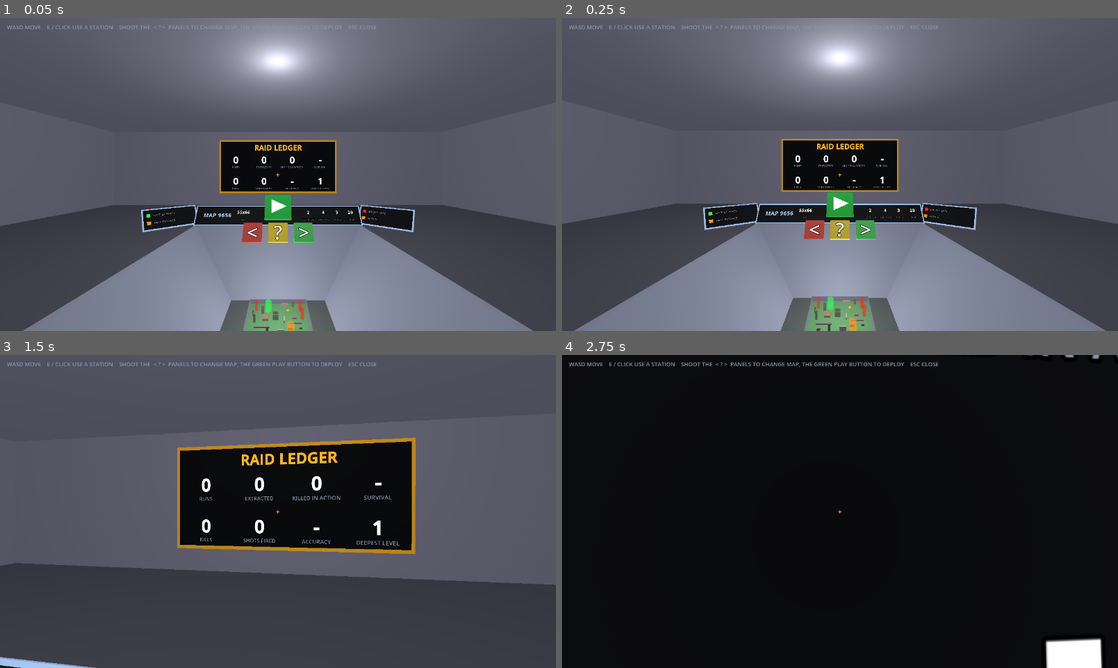
Above: before the commit, frames 1-4 (two rows, left to right).
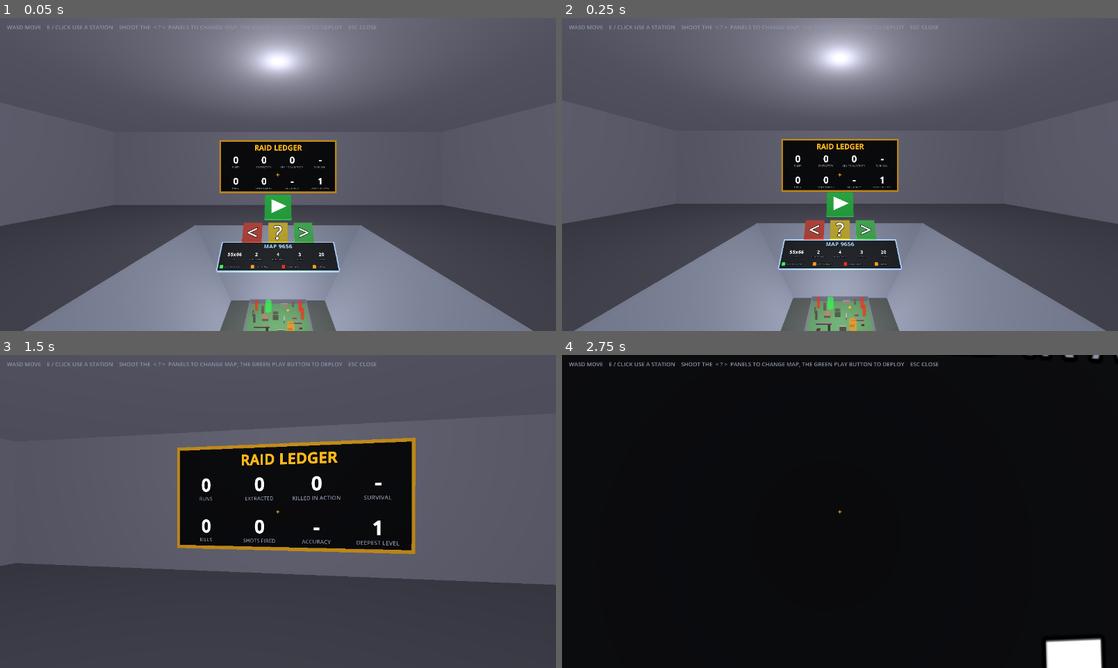
Above: after the commit, the same moments.

Repository: LearnEndlessly/VideoGameFoldr
Game: Godot game, scene res://main.tscn
Same seed, same stepped clock (60 frames per second), same inputs: the game is played once before the commit and once after it.
Inputs (mouse positions are in pixels of both pictures, inside the frame that each line leads up to):
- Up to frame 1 (0.05 s): no input
- Up to frame 2 (0.25 s): no input
- Up to frame 3 (1.5 s): tap Enter at 0.5 s; move the mouse to (305, 511) at 0.52 s; hold W from 0.53 s (still down); tap Tab at 0.6 s; click (305, 511) at 0.67 s; tap Space at 0.77 s; move the mouse to (250, 511) at 1.27 s; tap 1 at 1.35 s
- Up to frame 4 (2.75 s): keep holding W; tap Space at 1.52 s; move the mouse to (851, 505) at 2.02 s; tap 2 at 2.1 s

The runs differ from the first frame. In frame 1, 4.8% of the frame differs, in the area x 25-75%, y 59-82%; in frame 2, 4.9%, in the area x 25-75%, y 59-81%; in frame 3, 0.3%; in frame 4, nothing differs.

Commit message:
Recess the map display into the pit's far 45 degree wall
Co-Authored-By: Claude Sonnet 5.5 <noreply@anthropic.com>

Diff:
--- a/scripts/hub.gd
+++ b/scripts/hub.gd
@@ -297,35 +297,36 @@
 	return [["SIZE", "%.0fx%.0f" % [d["w"], d["d"]]], ["LOOT ROOMS", str(d["rooms"])], ["ENEMY BASES", str(d["spawners"].size())],
 		["PATROLS", str(d["groups"].size())], ["COVER", str(d["cover"])]]
 
-# A low display wrapped around the far edge of the map: a strip along the back rim with the map number and its
-# numbers, and a wing angled toward the player at each end holding the colour key. All tilted to face upward.
+# The map's information, recessed into the pit: a plate lying on the far 45 degree wall just below the rim, facing
+# up and toward the player. The top row has the map number and its numbers, the bottom row the colour key.
 func _add_map_display() -> void:
 	var accent := Color(0.7, 0.85, 1.0)
-	var back := _display_board(Vector3(0, 0.3, -PIT.y / 2.0 - 0.17), Vector3(-30, 0, 0), Vector2(PIT.x, 0.6), accent)
-	_map_title = _display_label(back, "", -2.0, 0.0, 44, accent)
+	var down := Vector3(0, -1, 1).normalized()  # down the far wall
+	var normal := Vector3(0, 1, 1).normalized()  # out of the far wall, into the pit
+	# The pit narrows as it goes down (45 degree walls on every side), so the plate is only as wide as the wall is where it ends.
+	var board := _display_board(Vector3(0, 0, -PIT.y / 2.0) + down * 1.02 + normal * 0.06, Vector3(-45, 0, 0), Vector2(3.3, 0.8), accent)
+	_map_title = _display_label(board, "", 0.0, 0.28, 40, accent)
 	_map_title.font = UIKit.bold()
-	for i in 5:  # clear of the buttons that hover in front of the middle
-		var x: float = [-1.15, 1.0, 1.5, 1.95, 2.4][i]
-		_map_values.append(_display_label(back, "", x, 0.1, 34, Color.WHITE))
+	for i in 5:
+		var x := -1.24 + i * 0.62
+		_map_values.append(_display_label(board, "", x, 0.04, 32, Color.WHITE))
 		_map_values[i].font = UIKit.bold()
-		_map_captions.append(_display_label(back, "", x, -0.14, 14, UIKit.DIM))
-	var legends := [[-PIT.x / 2.0 - 0.7, 40.0, [["SAFE EXTRACT", Color(0.2, 1, 0.3)], ["FAST EXTRACT", Color(1, 0.6, 0.1)]]],
-		[PIT.x / 2.0 + 0.7, -40.0, [["ENEMY BASE", Color(1, 0.15, 0.1)], ["PATROL", Color(1, 0.6, 0.1)]]]]
-	for w in legends:
-		var wing := _display_board(Vector3(w[0], 0.3, -PIT.y / 2.0 + 0.1), Vector3(-30, w[1], 0), Vector2(1.5, 0.6), accent)
-		for i in 2:
-			var swatch := MeshInstance3D.new()
-			var bm := BoxMesh.new()
-			bm.size = Vector3(0.1, 0.1, 0.01)
-			swatch.mesh = bm
-			swatch.position = Vector3(-0.62, 0.12 - i * 0.24, 0.045)
-			var m := StandardMaterial3D.new()
-			m.albedo_color = w[2][i][1]
-			m.shading_mode = BaseMaterial3D.SHADING_MODE_UNSHADED
-			swatch.material_override = m
-			wing.add_child(swatch)
-			var l := _display_label(wing, w[2][i][0], -0.5, 0.12 - i * 0.24, 22, UIKit.DIM)
-			l.horizontal_alignment = HORIZONTAL_ALIGNMENT_LEFT
+		_map_captions.append(_display_label(board, "", x, -0.1, 13, UIKit.DIM))
+	var key := [["SAFE EXTRACT", Color(0.2, 1, 0.3)], ["FAST EXTRACT", Color(1, 0.6, 0.1)], ["ENEMY BASE", Color(1, 0.15, 0.1)], ["PATROL", Color(1, 0.6, 0.1)]]
+	for i in key.size():
+		var x := -1.55 + i * 0.85
+		var swatch := MeshInstance3D.new()
+		var bm := BoxMesh.new()
+		bm.size = Vector3(0.09, 0.09, 0.01)
+		swatch.mesh = bm
+		swatch.position = Vector3(x, -0.3, 0.045)
+		var m := StandardMaterial3D.new()
+		m.albedo_color = key[i][1]
+		m.shading_mode = BaseMaterial3D.SHADING_MODE_UNSHADED
+		swatch.material_override = m
+		board.add_child(swatch)
+		var l := _display_label(board, key[i][0], x + 0.08, -0.3, 15, UIKit.DIM)
+		l.horizontal_alignment = HORIZONTAL_ALIGNMENT_LEFT
 
 # A dark plate with a coloured frame, at `pos` turned by `rot` degrees; returns the node to put labels on.
 func _display_board(pos: Vector3, rot: Vector3, size: Vector2, accent: Color) -> Node3D:
